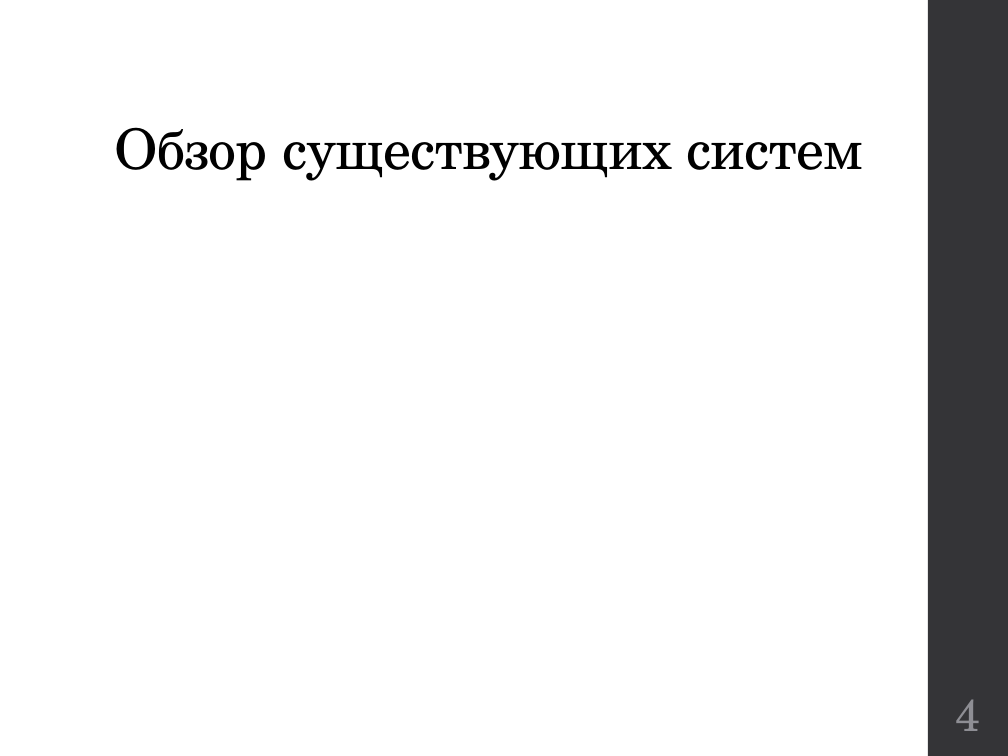
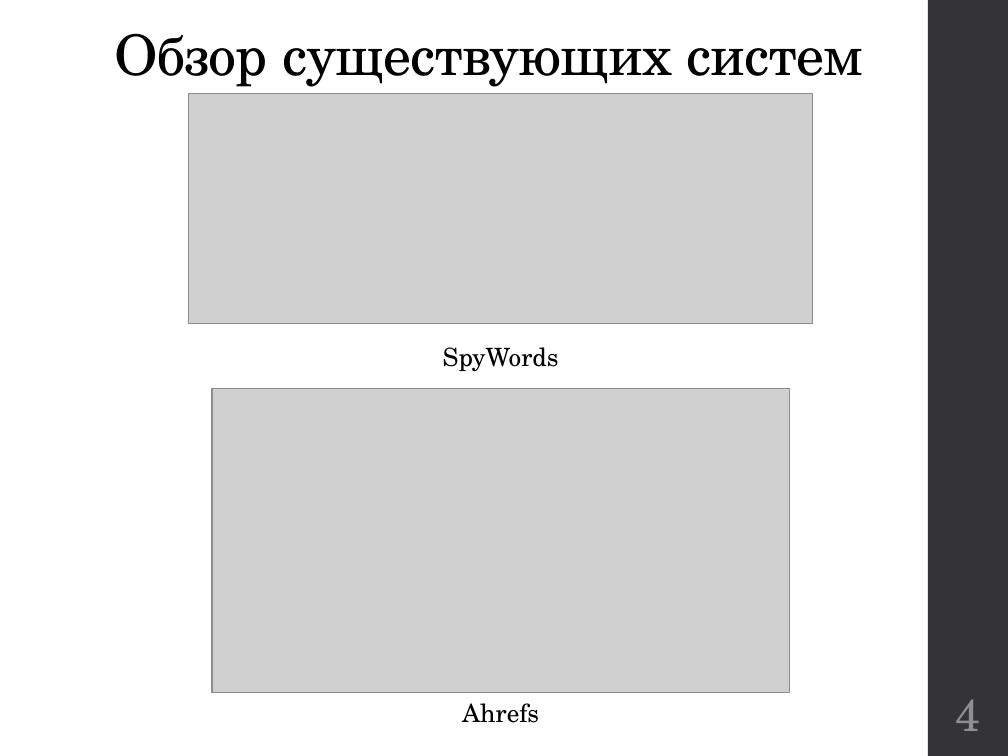
Before and after one commit to kwadraterry/diploma, a slide deck: slide 4 of Отчет/Доклад Неповинных.pptx. Drawn at 1008x756 pixels with LibreOffice and Linux fonts; fonts in the diff are those of the drawing; grey boxes stand for pictures. Boxes give left, top, right and bottom in pixels: in the first picture for what was removed or moved away, otherwise in the second. Text is boxed around its words. In the diff, an @@ line names an element or a change of style, - is before the commit and + after.

```diff
--- a/Отчет/Доклад Неповинных.pptx
+++ b/Отчет/Доклад Неповинных.pptx
@@ title "Обзор существующих систем": place and size @@
-title "Обзор существующих систем" at (114,127,864,181)
+title "Обзор существующих систем" at (114,33,864,87)
@@ picture added at (188,94,812,324) @@
@@ text added at (443,347,559,372), 18 pt, text #000000 @@
+SpyWords
@@ picture added at (212,388,789,692) @@
@@ text added at (462,703,539,723), 18 pt, text #000000 @@
+Ahrefs
```
Also in this commit, not shown: 6 other slides changed, 1 slide added, 1 slide removed, 2 other files.
